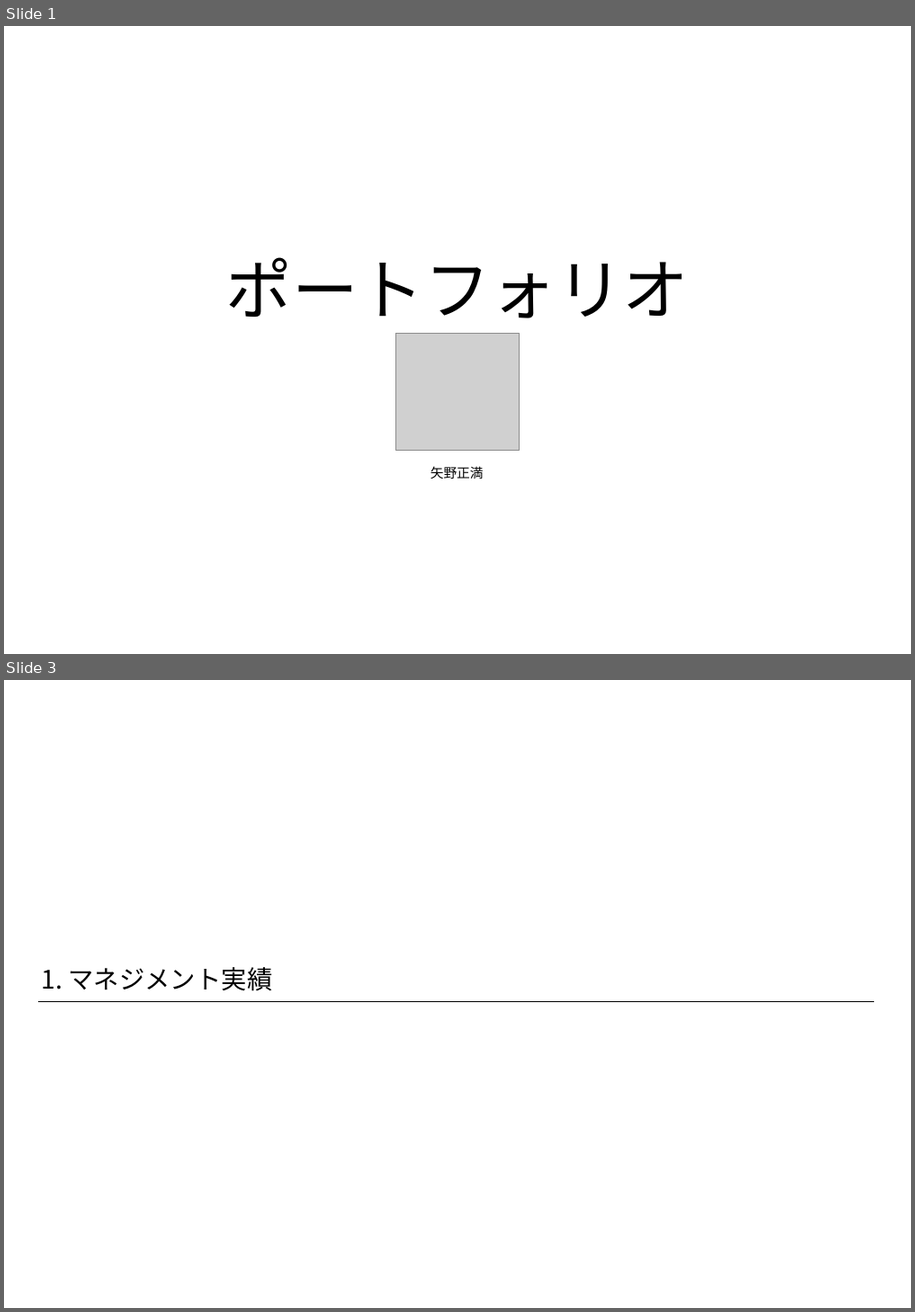
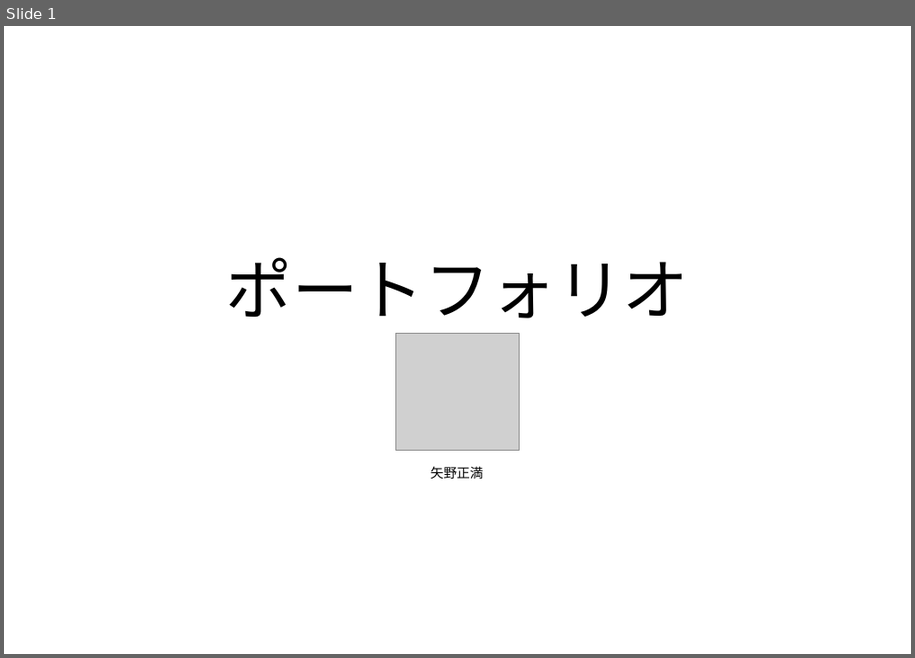
Before and after one commit to anderson0301/portforio, a slide deck: resume/portforio.pptx. Shown one above the other, each under a label of ours: slides 1 and 3 before the commit, slide 1 after it; the slides between them are not shown. The pictures are 915x1312 and 915x658 pixels, drawn with LibreOffice and Linux fonts; fonts in the diff are those of the drawing; grey boxes stand for pictures. Boxes give left, top, right and bottom in pixels: in the first picture for what was removed or moved away, otherwise in the second. Text is boxed around its words. In the diff, an @@ line names an element or a change of style, - is before the commit and + after.

```diff
--- a/resume/portforio.pptx
+++ b/resume/portforio.pptx
@@ slide 3 removed at [4, 680, 911, 1308], background #FFFFFF @@
@@ title removed at [42, 967, 273, 991] @@
-1. マネジメント実績
@@ line removed from (38, 1001) to (874, 1001) @@
```
Also in this commit, not shown: 9 slides changed, 4 other slides removed, 3 other files.
